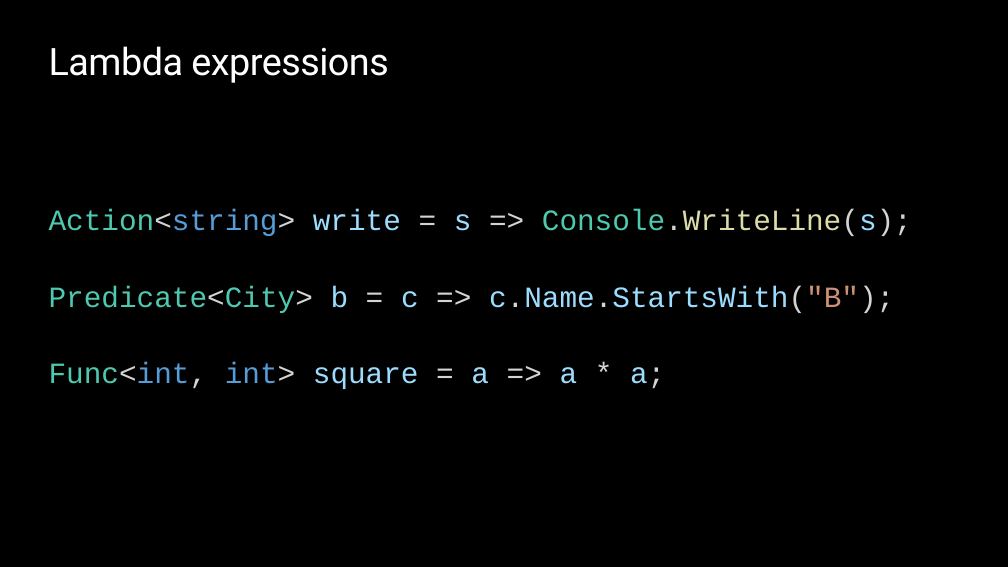
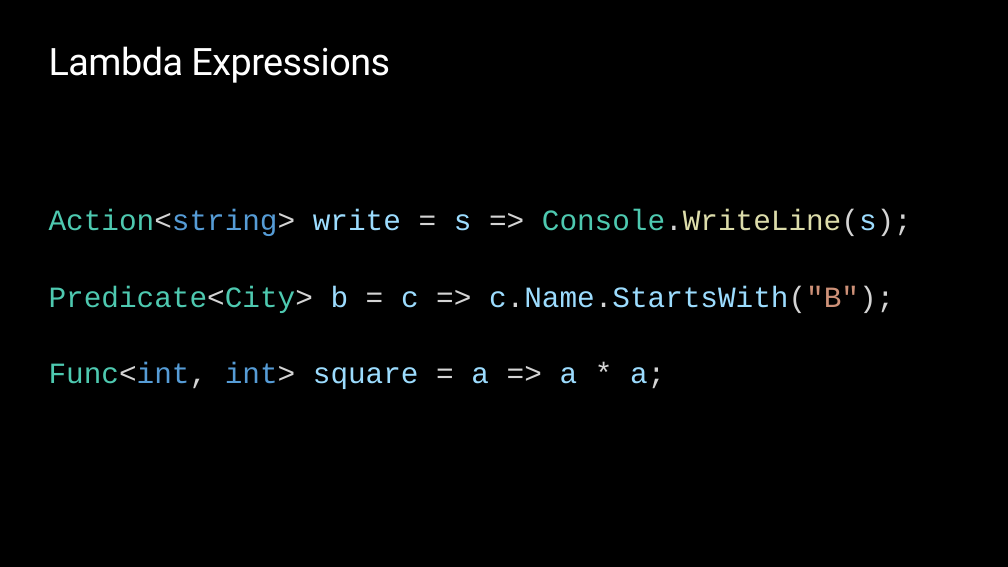
Before and after one commit to ondfisk/BDSA2020, a slide deck: slide 11 of Slides/Lecture03 - Lambdas and LINQ.pptx (slide 10 before the commit). Drawn at 1008x567 pixels with LibreOffice and Linux fonts; fonts in the diff are those of the drawing; background and template pictures are left out. Boxes give left, top, right and bottom in pixels: in the first picture for what was removed or moved away, otherwise in the second. Text is boxed around its words. In the diff, an @@ line names an element or a change of style, - is before the commit and + after.

```diff
--- a/Slides/Lecture03 - Lambdas and LINQ.pptx
+++ b/Slides/Lecture03 - Lambdas and LINQ.pptx
@@ title at (x1=49, y1=46, x2=390, y2=83): text changed @@
-Lambda expressions
+Lambda Expressions
```
Also in this commit, not shown: 4 other slides changed, 3 slides added, 1 other file.
